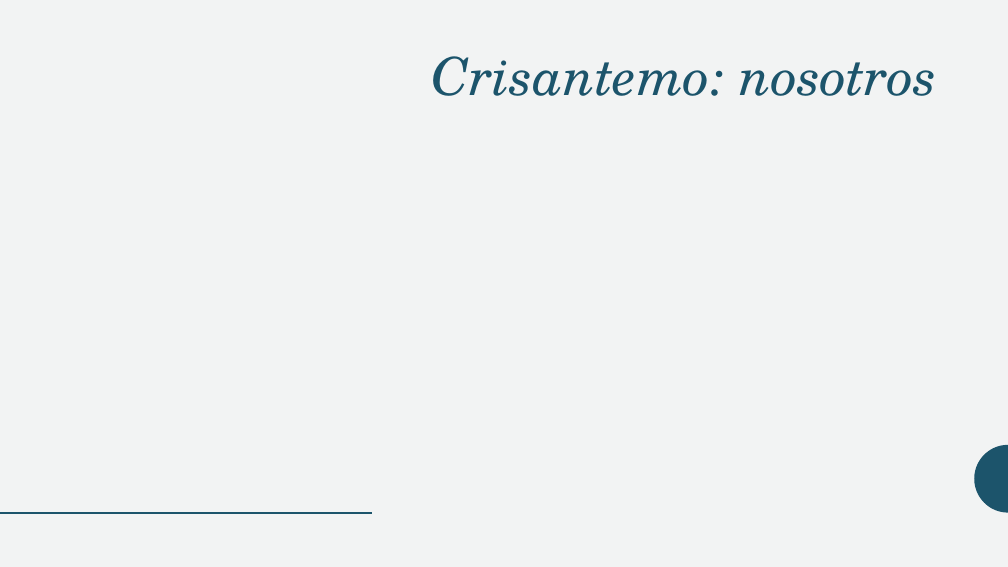
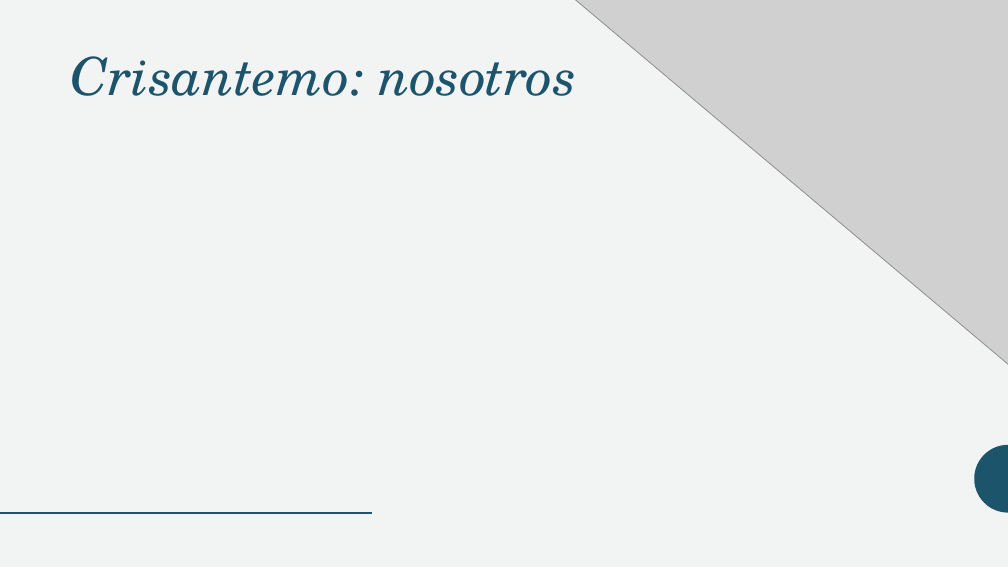
Before and after one commit to Sjgu1/administration, a slide deck: slide 4 of presentacion1.pptx. Drawn at 1008x567 pixels with LibreOffice and Linux fonts; fonts in the diff are those of the drawing; grey boxes stand for pictures. Boxes give left, top, right and bottom in pixels: in the first picture for what was removed or moved away, otherwise in the second. Text is boxed around its words. In the diff, an @@ line names an element or a change of style, - is before the commit and + after.

Commit message:
presentación: scrum, sin terminar

```diff
--- a/presentacion1.pptx
+++ b/presentacion1.pptx
@@ picture added at <box>571,0,1008,397</box> @@
@@ title "Crisantemo: nosotros" at <box>71,56,576,96</box>: alignment right to left @@
```
Also in this commit, not shown: 1 other file.
